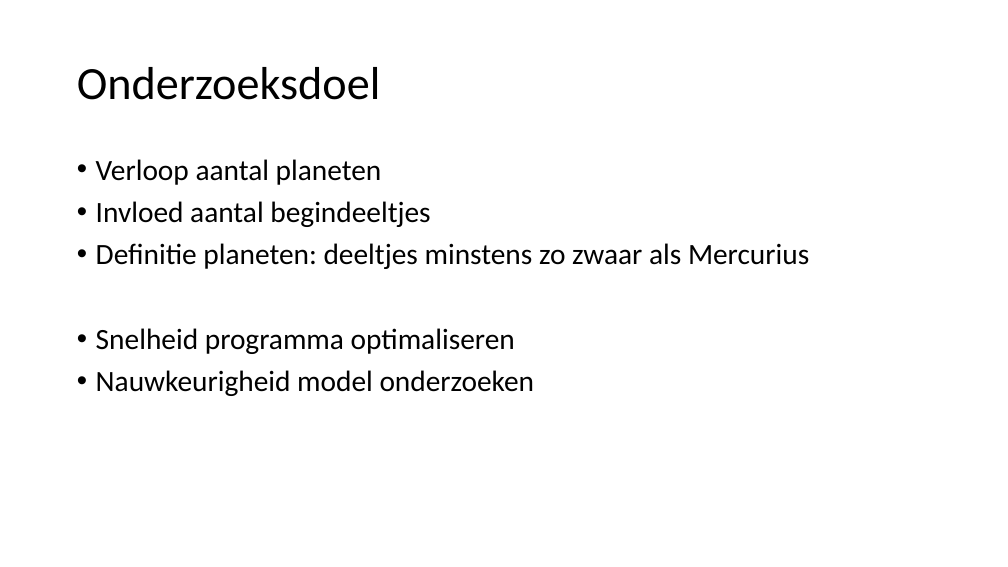
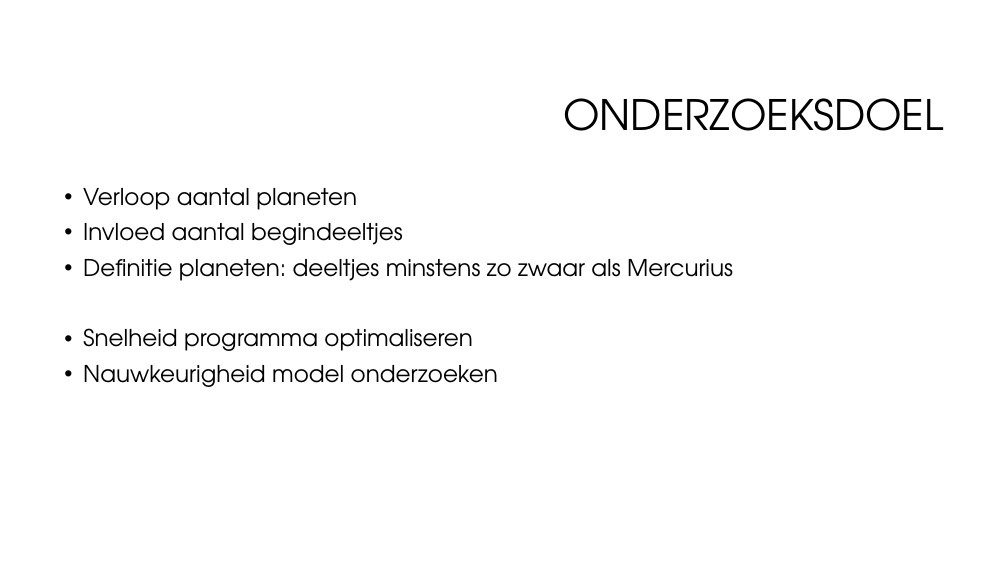
Before and after one commit to CBarendrecht/mod2b, a slide deck: slide 3 of Presentatie/Presentatie.pptx. Drawn at 1008x567 pixels with LibreOffice and Linux fonts; fonts in the diff are those of the drawing; background and template pictures are left out. Boxes give left, top, right and bottom in pixels: in the first picture for what was removed or moved away, otherwise in the second. Text is boxed around its words. In the diff, an @@ line names an element or a change of style, - is before the commit and + after.

```diff
--- a/Presentatie/Presentatie.pptx
+++ b/Presentatie/Presentatie.pptx
@@ title at <box>563,98,943,131</box>: text changed; size 44 to 40 pt; font Calibri to TeX Gyre Adventor @@
-Onderzoeksdoel
+ONDERZOEKSDOEL
@@ text "Verloop aantal planeten": place and size @@
-text "Verloop aantal planeten" at <box>96,159,809,396</box>
+text "Verloop aantal planeten" at <box>83,188,733,387</box>
@@ text "Verloop aantal planeten" at <box>83,188,733,387</box>: size 28 to 22 pt, font Calibri to TeX Gyre Adventor @@
```
Also in this commit, not shown: 10 other slides changed, 1 other file.
